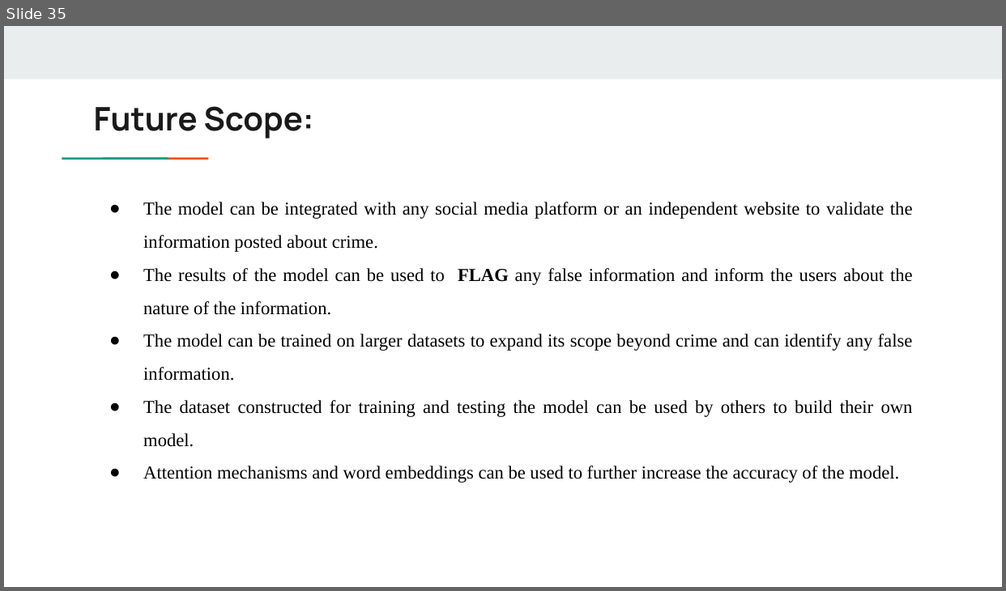
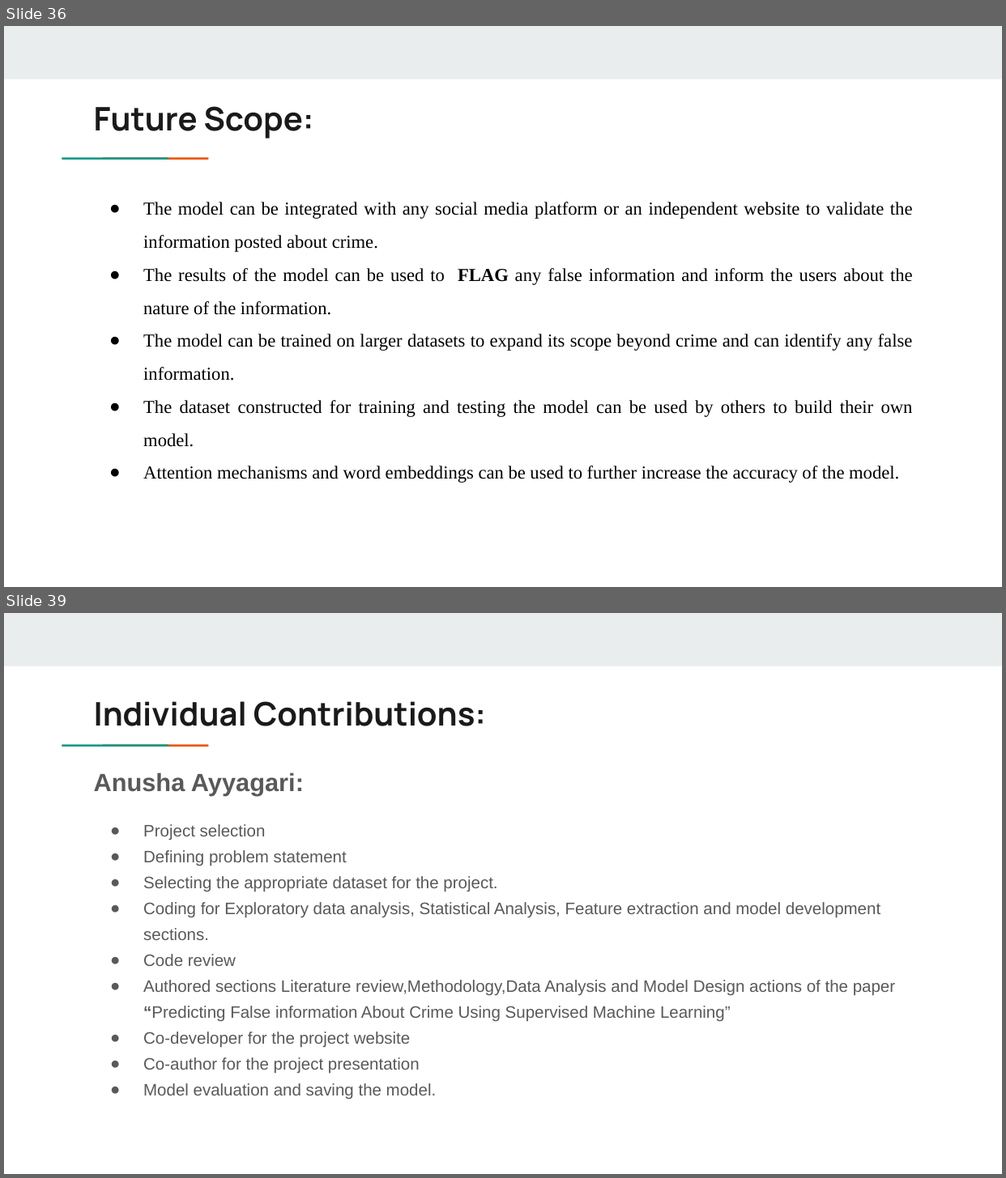
Before and after one commit to haribhumani/capstone_project, a slide deck: Fake_News_Detection_PPT.pptx. Shown one above the other, each under a label of ours: slide 35 before the commit, slides 36 and 39 after it; the slides between them are not shown. The pictures are 1006x591 and 1006x1178 pixels, drawn with LibreOffice and Linux fonts; fonts in the diff are those of the drawing. Boxes give left, top, right and bottom in pixels: in the first picture for what was removed or moved away, otherwise in the second. Text is boxed around its words. In the diff, an @@ line names an element or a change of style, - is before the commit and + after.

```diff
--- a/Fake_News_Detection_PPT.pptx
+++ b/Fake_News_Detection_PPT.pptx
@@ slide 39 added at (4, 613, 1002, 1174), background #FFFFFF; not listed: 3 template elements that a slide beside it also shows @@
@@ title added at (94, 701, 486, 726), 23.4 pt, text #1A1A1A, bold @@
+Individual Contributions:
@@ text added at (94, 773, 895, 1099), 12 pt, text #595959 @@
+Anusha Ayyagari:
+● Project selection
+● Defining problem statement
+● Selecting the appropriate dataset for the project.
+● Coding for Exploratory data analysis, Statistical Analysis, Feature extraction and model development sections.
+● Code review
+● Authored sections Literature review,Methodology,Data Analysis and Model Design actions of the paper “Predicting False information About Crime Using Supervised Machine Learning”
+● Co-developer for the project website
+● Co-author for the project presentation
+● Model evaluation and saving the model.
@@ what was slide 35 is now slide 36 @@
```
Also in this commit, not shown: 8 slides changed, 6 other slides added, 3 slides removed, 4 other files.
